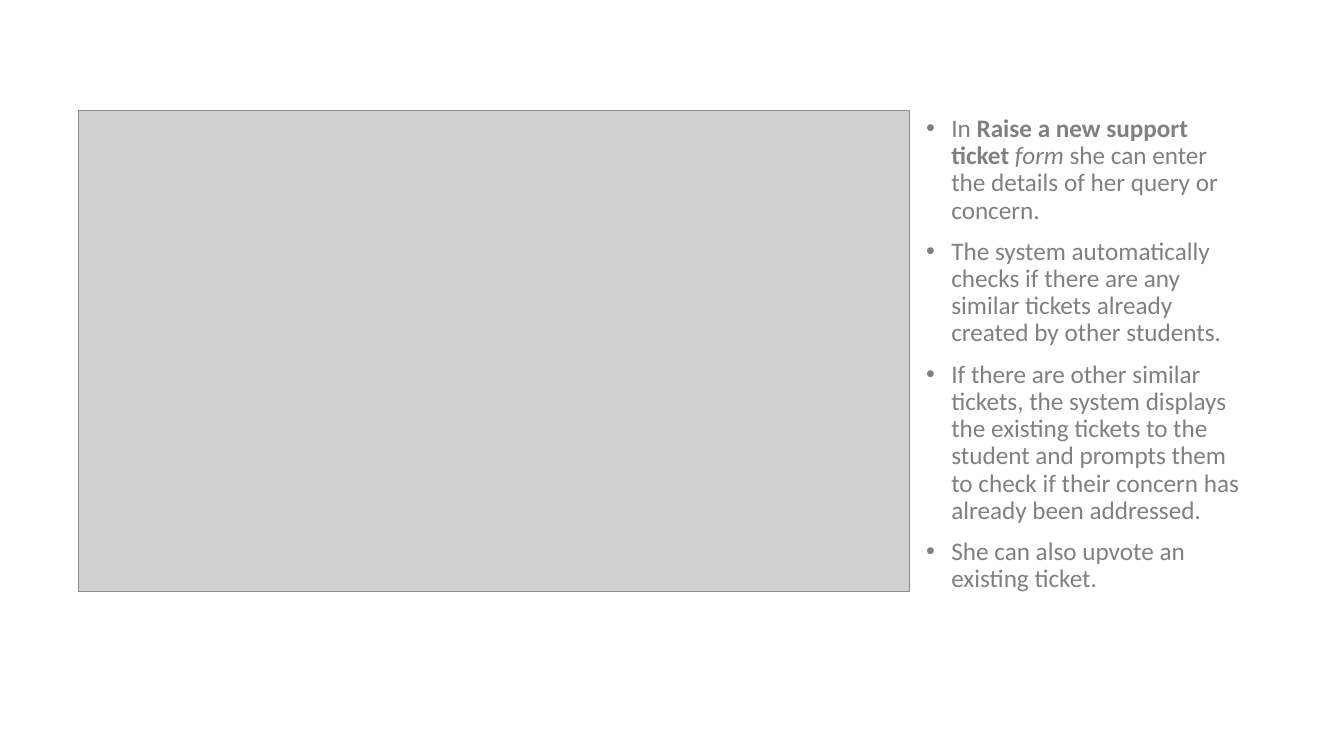
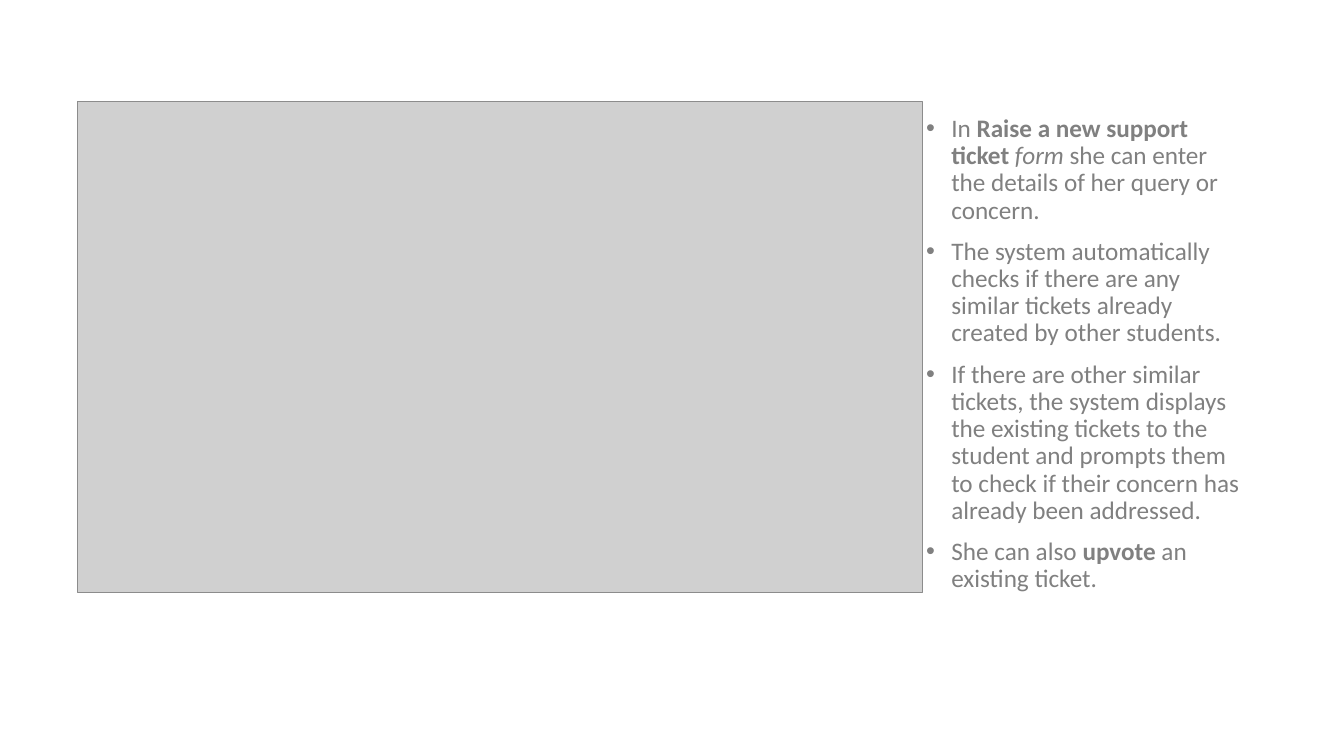
Before and after one commit to bsc-iitm/soft-engg-project-jan-2023-group-13, a slide deck: slide 5 of project/documents/m2-UserInterfaces/Storyboard - Smart Support.pptx. Drawn at 1344x756 pixels with LibreOffice and Linux fonts; fonts in the diff are those of the drawing; grey boxes stand for pictures. Boxes give left, top, right and bottom in pixels: in the first picture for what was removed or moved away, otherwise in the second. Text is boxed around its words. In the diff, an @@ line names an element or a change of style, - is before the commit and + after.

```diff
--- a/project/documents/m2-UserInterfaces/Storyboard - Smart Support.pptx
+++ b/project/documents/m2-UserInterfaces/Storyboard - Smart Support.pptx
@@ picture added at box(78, 102, 924, 593) @@
@@ text at box(951, 542, 1186, 591): bold on in "upvote" @@
```
Also in this commit, not shown: 2 other slides changed, 5 slides added, 1 slide removed, 1 other file.
